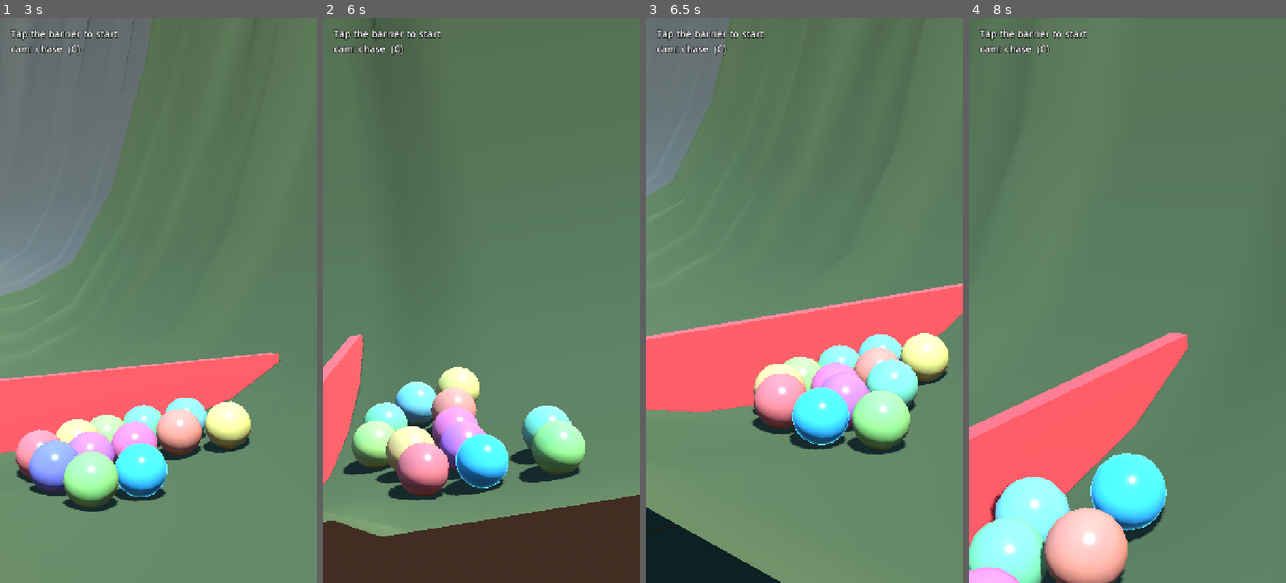
Above: before the commit, frames 1-4 (left to right).
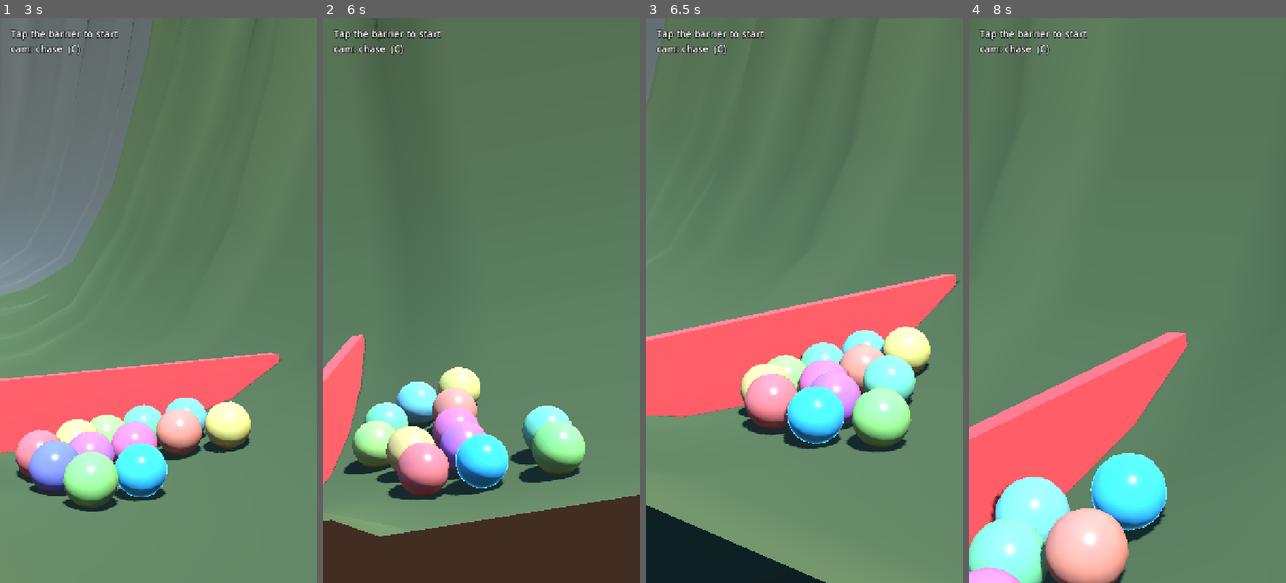
Above: after the commit, the same moments.

Repository: Arjan-N/marble-jumble
Game: Godot game, scene res://scenes/main.tscn
Two runs of this game, one before a commit and one after it. Both use one fixed random seed, a clock stepped at 60 frames per second and the inputs below.
Inputs (mouse positions are in pixels of both pictures, inside the frame that each line leads up to):
- Up to frame 1 (3 s): tap Enter at 0.5 s; move the mouse to (228, 272) at 0.52 s; tap R at 0.6, 2.1 s; click (228, 272) at 0.67 s; move the mouse to (95, 328) at 1.27 s; tap C at 1.35, 2.85 s; click (95, 328) at 1.42 s; move the mouse to (190, 176) at 2.02 s; click (190, 176) at 2.17 s; move the mouse to (142, 413) at 2.77 s; click (142, 413) at 2.92 s
- Up to frame 2 (6 s): move the mouse to (576, 385) at 3.52 s; tap R at 3.6, 5.1 s; click (576, 385) at 3.67 s; move the mouse to (386, 215) at 4.27 s; tap C at 4.35, 5.85 s; click (386, 215) at 4.42 s; move the mouse to (497, 300) at 5.02 s; click (497, 300) at 5.17 s; move the mouse to (433, 159) at 5.77 s; click (433, 159) at 5.92 s
- Up to frame 3 (6.5 s): no input
- Up to frame 4 (8 s): move the mouse to (1197, 272) at 6.52 s; tap R at 6.6 s; click (1197, 272) at 6.67 s; move the mouse to (1064, 328) at 7.27 s; tap C at 7.35 s; click (1064, 328) at 7.42 s

Frame 1 is identical in both runs. In frame 2, 0.6% of the frame differs, in the area x 0-99%, y 0-92%; in frame 3, 13%, in the area x 0-100%, y 0-100%; in frame 4, 0.6%.

Commit message:
Make the kicker actually kick, and flare the trunk bases
The ramp was smoothstepped, and smoothstep flattens at BOTH ends. The last metre
of it was therefore parallel to the hillside it sits on, so marbles left the lip
travelling straight down the slope - a ramp that was geometrically a ramp and
launched nothing. Squared instead: flat where it meets the floor, which is the
end that must be smooth, and steepest at the lip, which is the end that has to
throw. The launch angle is now atan(2 * rise / length) above the local slope, so
KICKER_RISE means 'how hard', not 'how high'.

With that and the boost, jump falls go from 9-12 of twelve to 2.

Trunks stood on vertical faces, which on a dished floor is a trap and the
geometry says so: a marble that loses its speed against one is being pushed into
it by the only gradient there is, and the trunk blocks the single direction that
could restart it. They now stand on a flared root - a convex hull off a tapered
cylinder, since Godot has no cone shape - so anything coming to rest against one
rests on a 24 degree slope and is pushed off. Spacing measures the flare rather
than the shaft, because the flare is what a marble meets at floor level.

The canyon's pillars have this shape already as a decorative mesh child that
collides with nothing. Same silhouette, none of the effect.

Correction to the previous commit: the remaining hangs are NOT the width
profile. Flattening WIDTH to a constant changes nothing; removing LOG_RISE takes
them from three races in four to one. The hollow log's depth is the cause -
narrow and deep together is a trough marbles settle in. Halved, then reduced to
0.3, which gets it to two in four. Still not fixed, and the tube is the feature
paying for it.

Co-Authored-By: Claude Opus 5 <noreply@anthropic.com>

Diff:
--- a/scripts/course/jungle_course.gd
+++ b/scripts/course/jungle_course.gd
@@ -117,7 +117,7 @@
 ## friction band with an evocative name and the same cross-section as everything
 ## else; narrow *and* deep, the sides come up past a marble's own height and
 ## there is no camber escape from it — you are in there until it ends.
-const LOG_RISE := 1.6
+const LOG_RISE := 0.3
 const LOG_AT := 0.72
 const LOG_LENGTH := 22.0
 ## Length of one piece of the fixtures that are still built from boxes — the
@@ -236,8 +236,26 @@
 	{"at": 0.46, "count": 2, "lean": 0.15},
 	{"at": 0.86, "count": 2, "lean": 0.2},
 ]
-const TRUNK_RADIUS := 0.85
+const TRUNK_RADIUS := 0.8
 const TRUNK_HEIGHT := 4.5
+## Radius of the flared root the trunk stands on, and how tall that flare is.
+##
+## A vertical trunk on a dished floor is a marble trap and the geometry says so:
+## a marble that loses its speed against one is being pushed into it by the only
+## gradient available, and the trunk is blocking the single direction that could
+## restart it. Nothing about the course can fix that, because the course is doing
+## the right thing — the obstacle is the problem.
+##
+## A flare removes the vertical face at marble height. Anything that comes to
+## rest against this is resting on a 24 degree slope instead, which pushes it
+## sideways and out. The trunk above the flare can stay vertical; a marble is
+## never up there at rest.
+##
+## It is what the canyon's pillars have as a decorative skirt, made load-bearing:
+## there it is a mesh child and collides with nothing, which looks the same and
+## does none of this.
+const TRUNK_FLARE := 1.25
+const TRUNK_FLARE_HEIGHT := 1.0
 ## Every gap a marble can be pushed into must clear this. A marble is 0.9m
 ## across; the canyon learned this the expensive way.
 const MIN_GAP := 1.5
@@ -268,11 +286,11 @@
 ## guarantee.
 const KICKER_AT := 0.63
 const KICKER_LENGTH := 6.0
-const KICKER_RISE := 0.65
+const KICKER_RISE := 1.25
 ## Wide enough that it cannot be bridged, which is the constraint the stones
 ## could never satisfy: comfortably over a marble's 0.9m, so anything that does
 ## not fly it goes in.
-const JUMP_GAP := 2.4
+const JUMP_GAP := 3.2
 ## Minimum speed the boost guarantees into the ramp. Sized against the gap: at
 ## this speed off a 0.65m ramp a marble carries comfortably past 2.4m, so the
 ## jump is something the course does *to* the field rather than a filter that
@@ -448,7 +466,17 @@
 	if s <= from_s:
 		return 0.0
 	if s < lip:
-		return KICKER_RISE * smoothstep(0.0, 1.0, (s - from_s) / KICKER_LENGTH)
+		# Squared, not smoothstepped. Smoothstep flattens at *both* ends, so the
+		# last metre of ramp was parallel to the hillside it sits on and marbles
+		# rolled off the lip travelling straight down the slope — a ramp that was
+		# geometrically a ramp and did nothing whatsoever. A parabola is flat where
+		# it meets the floor, which is the end that has to be smooth, and steepest
+		# at the lip, which is the end that has to throw.
+		#
+		# The launch angle is therefore atan(2 * KICKER_RISE / KICKER_LENGTH) above
+		# the local slope — the rise is not "how high", it is "how hard".
+		var t := (s - from_s) / KICKER_LENGTH
+		return KICKER_RISE * t * t
 	# Past the gap the landing sinks back to the channel's own level. Left raised,
 	# the ramp would lift every remaining metre of course with it and the marble
 	# would be jumping *up* onto the far side.
@@ -732,12 +760,15 @@
 ## the final say.
 func _trunk_offsets(s: float, count: int, lean: float) -> Array:
 	var half_width := _half_width_at(s)
-	var gap := (half_width * 2.0 - count * TRUNK_RADIUS * 2.0) / float(count + 1)
+	# Measured against the flare, not the trunk: the flare is what a marble meets
+	# at floor level, and spacing to the narrower shaft would leave gaps that only
+	# exist above the field.
+	var gap := (half_width * 2.0 - count * TRUNK_FLARE * 2.0) / float(count + 1)
 	_assert_gap(gap - absf(lean) * gap, "trunk row at %.2f" % (s / LENGTH))
 
 	var offsets := []
 	for i in count:
-		var centre := -half_width + gap * float(i + 1) + TRUNK_RADIUS * float(i * 2 + 1)
+		var centre := -half_width + gap * float(i + 1) + TRUNK_FLARE * float(i * 2 + 1)
 		offsets.append(centre + lean * gap * 0.5)
 	return offsets
 
@@ -768,7 +799,7 @@
 
 	var mesh := CylinderMesh.new()
 	mesh.top_radius = TRUNK_RADIUS * 0.88
-	mesh.bottom_radius = TRUNK_RADIUS * 1.15
+	mesh.bottom_radius = TRUNK_RADIUS
 	mesh.height = TRUNK_HEIGHT
 	mesh.radial_segments = 8
 	var visual := MeshInstance3D.new()
@@ -776,7 +807,36 @@
 	visual.material_override = _material(TRUNK_COLOUR)
 	body.add_child(visual)
 
+	_add_flare(body, lift)
 	add_child(body)
+
+
+## The flared root, as a real collider rather than decoration. A convex hull off
+## a tapered cylinder, because Godot has no cone shape and a stack of cylinders
+## would reintroduce the steps this course has spent all day removing.
+func _add_flare(body: StaticBody3D, lift: float) -> void:
+	var mesh := CylinderMesh.new()
+	mesh.top_radius = TRUNK_RADIUS
+	mesh.bottom_radius = TRUNK_FLARE
+	mesh.height = TRUNK_FLARE_HEIGHT
+	mesh.radial_segments = 10
+
+	# Positioned relative to the trunk's own centre, which sits half a trunk above
+	# the surface — so the flare's base lands on the floor.
+	var at := Vector3(
+		0.0, -TRUNK_HEIGHT * 0.5 + TRUNK_FLARE_HEIGHT * 0.5, 0.0
+	)
+
+	var collider := CollisionShape3D.new()
+	collider.shape = mesh.create_convex_shape()
+	collider.position = at
+	body.add_child(collider)
+
+	var visual := MeshInstance3D.new()
+	visual.mesh = mesh
+	visual.material_override = _material(ROOT_COLOUR)
+	visual.position = at
+	body.add_child(visual)
 
 
 ## The boost, sitting on the approach to the kicker rather than on it.
